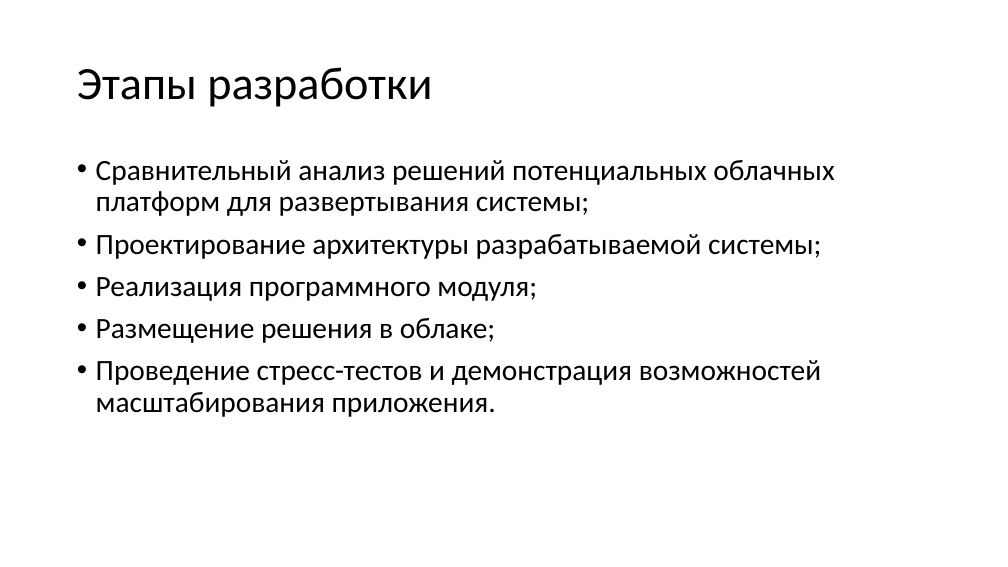
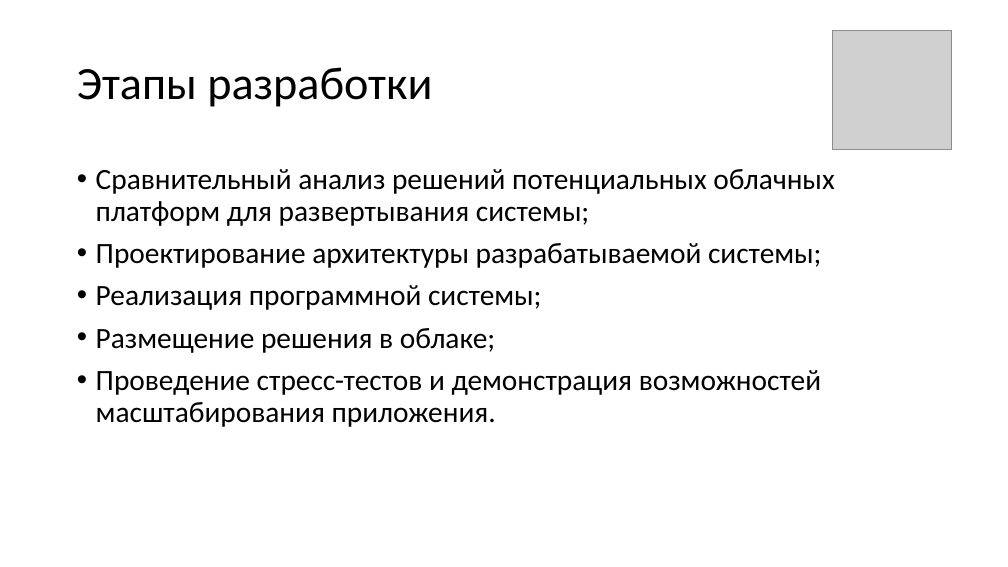
Before and after one commit to SkiStalker/BachelorsDegree, a slide deck: slide 7 of text/Масштабирование_вычислительных_мощностей.pptx (slide 6 before the commit). Drawn at 1008x567 pixels with LibreOffice and Linux fonts; fonts in the diff are those of the drawing; grey boxes stand for pictures. Boxes give left, top, right and bottom in pixels: in the first picture for what was removed or moved away, otherwise in the second. Text is boxed around its words. In the diff, an @@ line names an element or a change of style, - is before the commit and + after.

```diff
--- a/text/Масштабирование_вычислительных_мощностей.pptx
+++ b/text/Масштабирование_вычислительных_мощностей.pptx
@@ picture added at (833, 30, 952, 150) @@
@@ text "Сравнительный анализ решений потенциальных облачных ...": place and size @@
-text "Сравнительный анализ решений потенциальных облачных ..." at (96, 160, 834, 417)
+text "Сравнительный анализ решений потенциальных облачных ..." at (96, 169, 834, 427)
@@ text at (96, 285, 542, 310): text changed @@
-• Реализация программного модуля;
+• Реализация программной системы;
```
Also in this commit, not shown: 7 other slides changed, 8 slides added, 3 slides removed, 3 other files.
